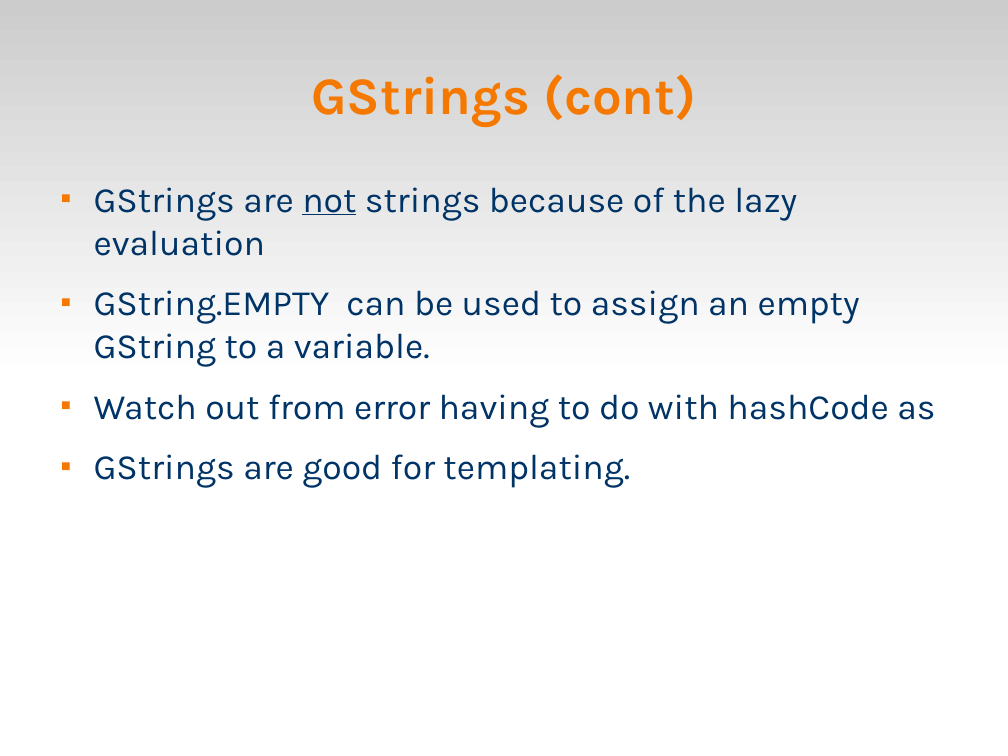
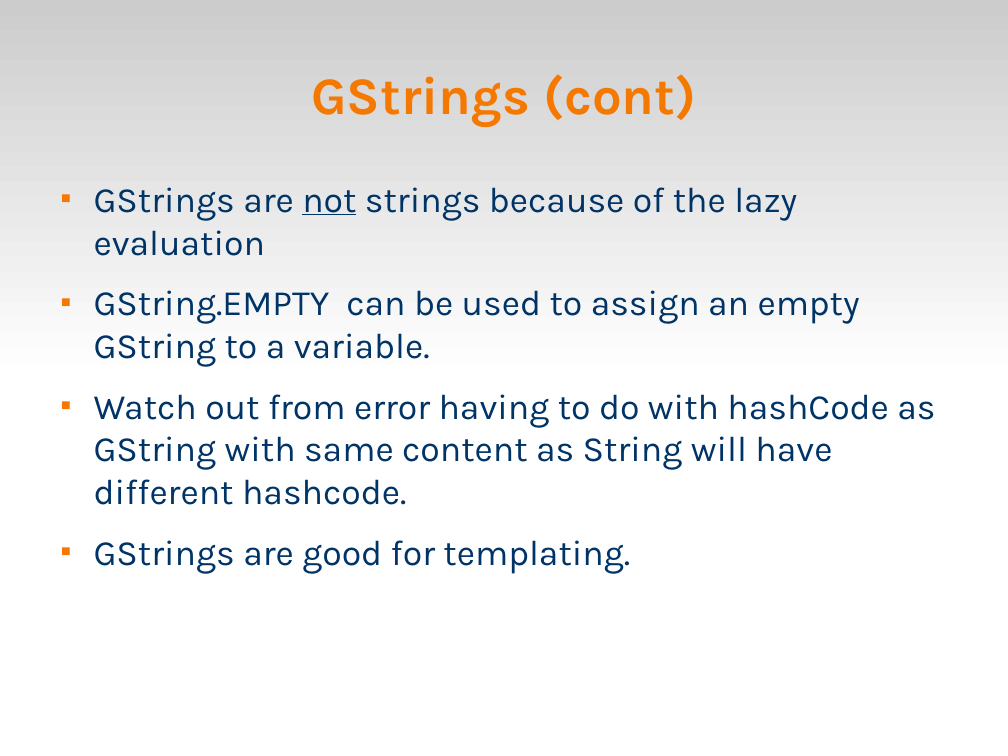
Before and after one commit to veltzer/demos, a slide deck: slide 5 of groovy/groovy.odp. Drawn at 1008x756 pixels with LibreOffice and Linux fonts; fonts in the diff are those of the drawing. Boxes give left, top, right and bottom in pixels: in the first picture for what was removed or moved away, otherwise in the second. Text is boxed around its words. In the diff, an @@ line names an element or a change of style, - is before the commit and + after.

```diff
--- a/groovy/groovy.odp
+++ b/groovy/groovy.odp
@@ text at bbox=[94, 394, 935, 505]: text changed @@
-■ Watch out from error having to do with hashCode as
+■ Watch out from error having to do with hashCode as GString with same content as String will have different hashcode.
```
Also in this commit, not shown: 1 other slide changed, 1 slide added, 2 other files.
